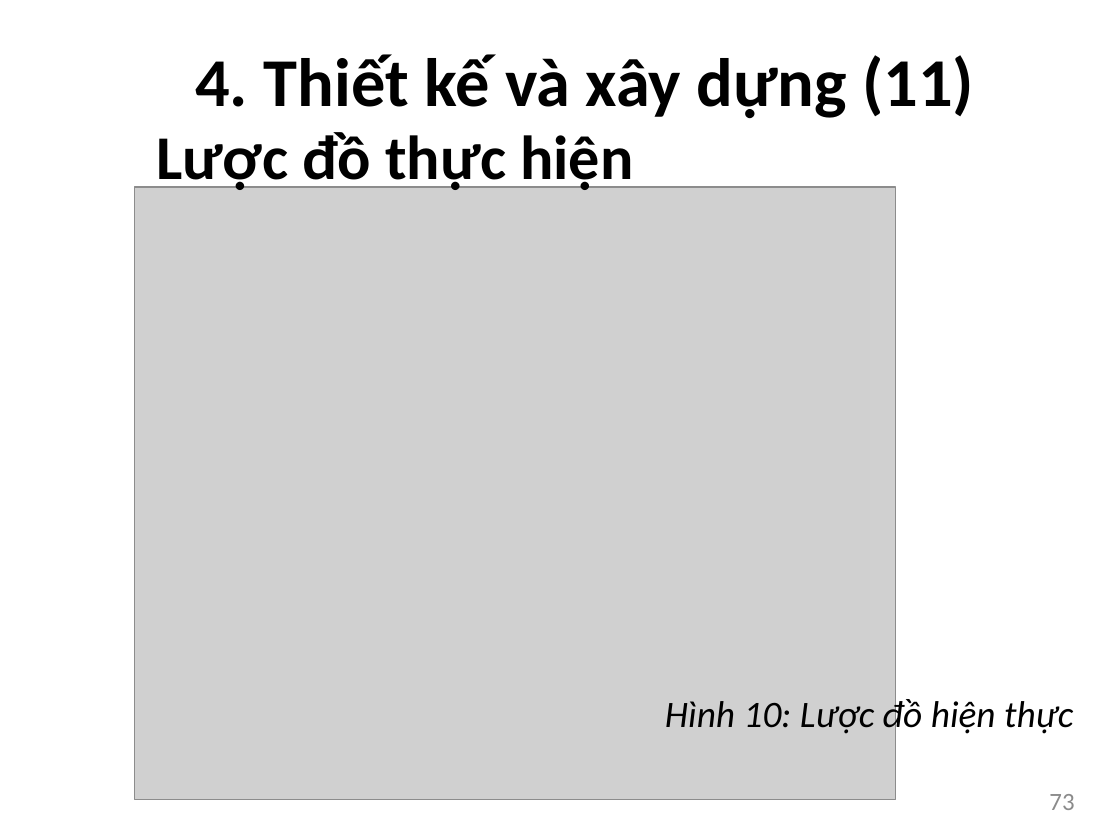
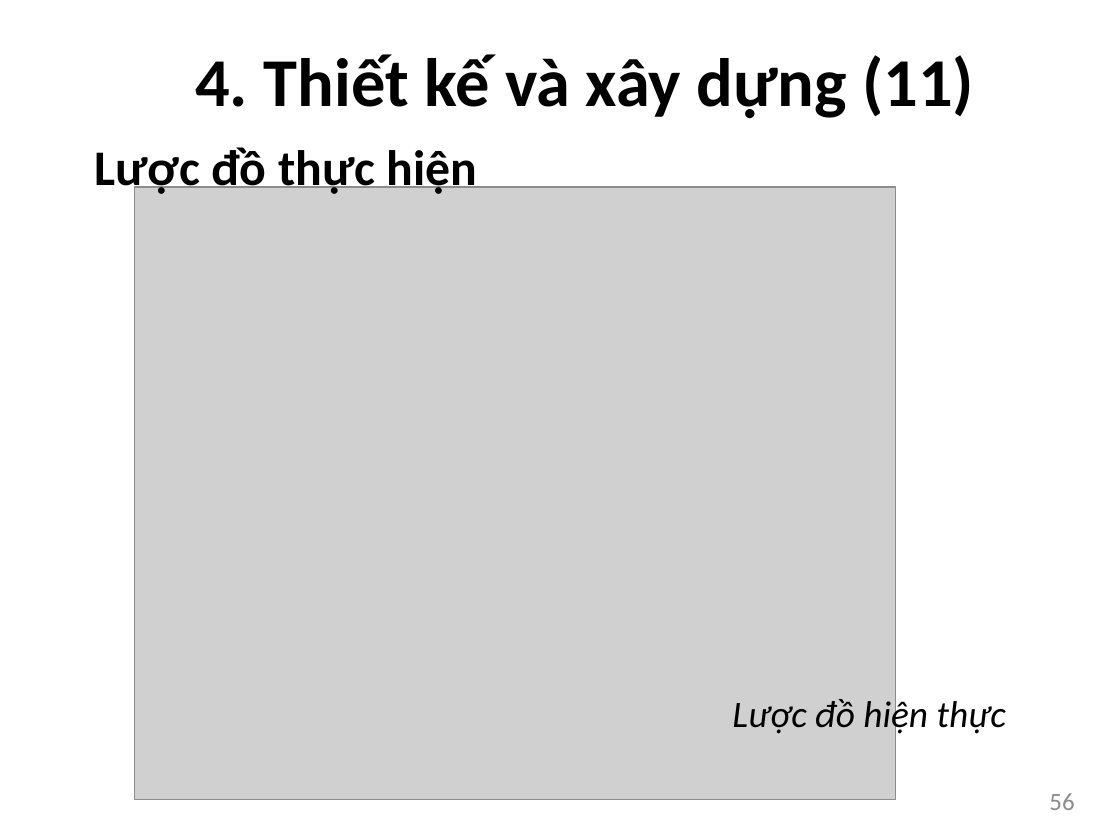
Before and after one commit to bntam/LVTN, a slide deck: slide 56 of Slide/Slide.pptx (slide 73 before the commit). Drawn at 1120x840 pixels with LibreOffice and Linux fonts; fonts in the diff are those of the drawing; grey boxes stand for pictures. Boxes give left, top, right and bottom in pixels: in the first picture for what was removed or moved away, otherwise in the second. Text is boxed around its words. In the diff, an @@ line names an element or a change of style, - is before the commit and + after.

```diff
--- a/Slide/Slide.pptx
+++ b/Slide/Slide.pptx
@@ text "Lược đồ thực hiện": place and size @@
-text "Lược đồ thực hiện" at (156, 132, 633, 194)
+text "Lược đồ thực hiện" at (95, 144, 477, 197)
@@ text "Lược đồ thực hiện" at (95, 144, 477, 197): size 40 to 32 pt @@
@@ text at (732, 696, 1006, 737): text changed @@
-Hình 10: Lược đồ hiện thực
+Lược đồ hiện thực
@@ page number at (1049, 793, 1074, 810): text changed @@
-73
+56
```
Also in this commit, not shown: 53 other slides changed, 7 slides added, 34 slides removed.
